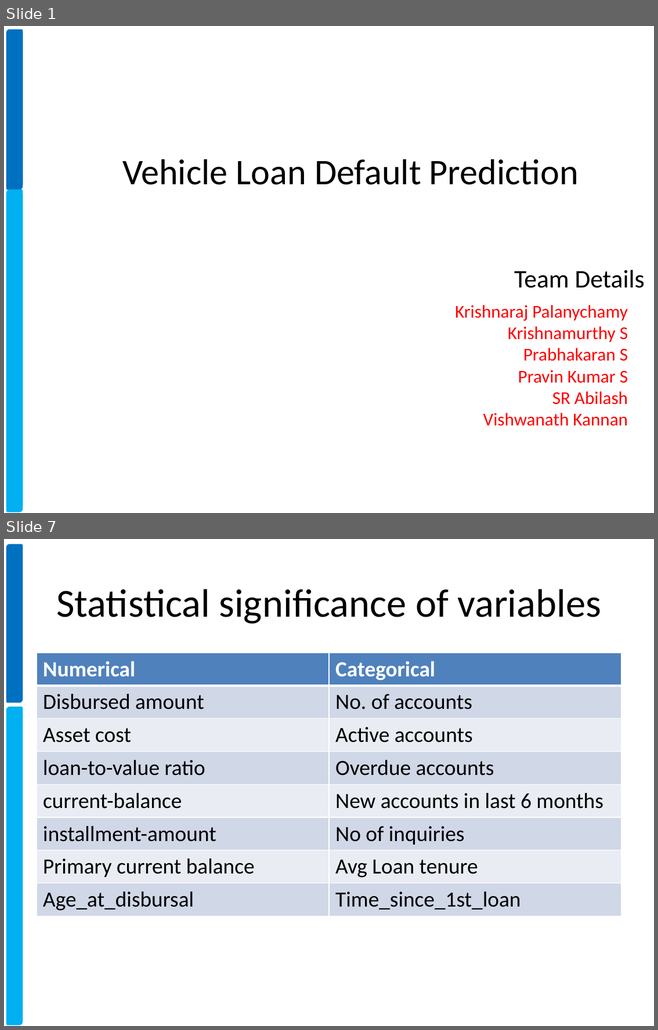
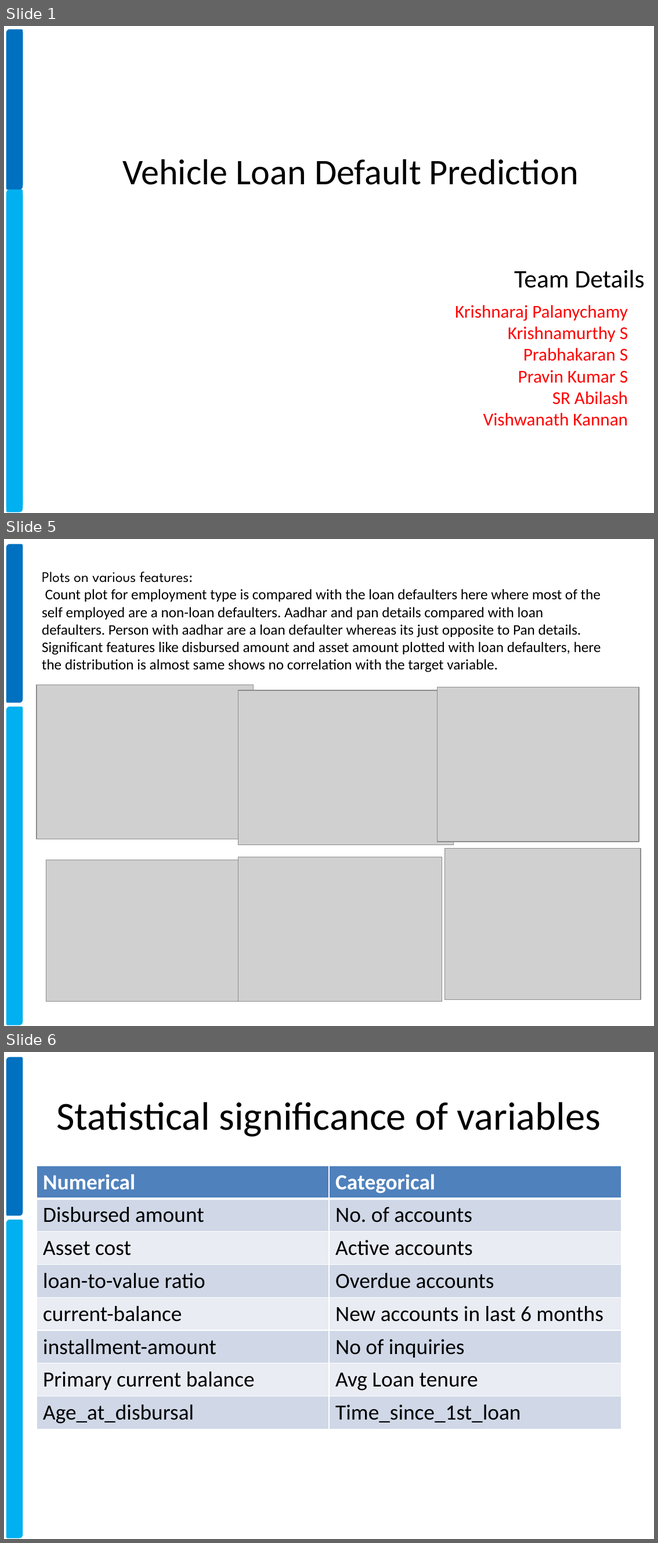
Before and after one commit to xavierigneous/Vehicle-Loan-Default-Prediction, a slide deck: Pravin Kumar/Vehicle Loan Default Prediction.pptx. Shown one above the other, each under a label of ours: slides 1 and 7 before the commit, slides 1, 5 and 6 after it; the slides between them are not shown. The pictures are 658x1030 and 658x1543 pixels, drawn with LibreOffice and Linux fonts; fonts in the diff are those of the drawing; grey boxes stand for pictures; background and template pictures are left out. Boxes give left, top, right and bottom in pixels: in the first picture for what was removed or moved away, otherwise in the second. Text is boxed around its words. In the diff, an @@ line names an element or a change of style, - is before the commit and + after.

```diff
--- a/Pravin Kumar/Vehicle Loan Default Prediction.pptx
+++ b/Pravin Kumar/Vehicle Loan Default Prediction.pptx
@@ slide 5 added at [4, 539, 654, 1026], background #FFFFFF; not listed: 2 template elements that a slide beside it also shows @@
@@ title added at [42, 571, 601, 672], 16.2 pt, text #000000 @@
+Plots on various features:
+Count plot for employment type is compared with the loan defaulters here where most of the self employed are a non-loan defaulters. Aadhar and pan details compared with loan defaulters. Person with aadhar are a loan defaulter whereas its just opposite to Pan details. Significant features like disbursed amount and asset amount plotted with loan defaulters, here the distribution is almost same shows no correlation with the target variable.
@@ picture added at [36, 685, 253, 839] @@
@@ picture added at [238, 690, 453, 845] @@
@@ picture added at [437, 687, 639, 842] @@
@@ picture added at [444, 848, 640, 1000] @@
@@ picture added at [46, 860, 244, 1002] @@
@@ picture added at [238, 857, 442, 1002] @@
@@ what was slide 7 is now slide 6 @@
```
Also in this commit, not shown: 1 slide changed, 2 other slides added, 4 slides removed.
